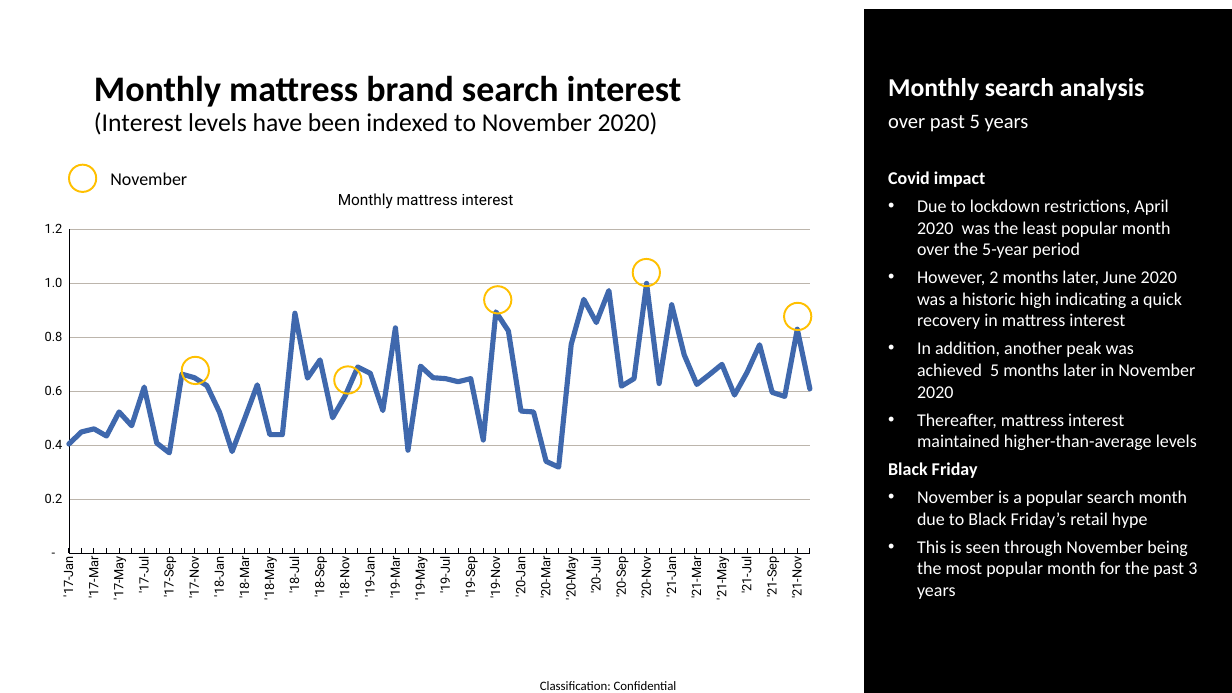
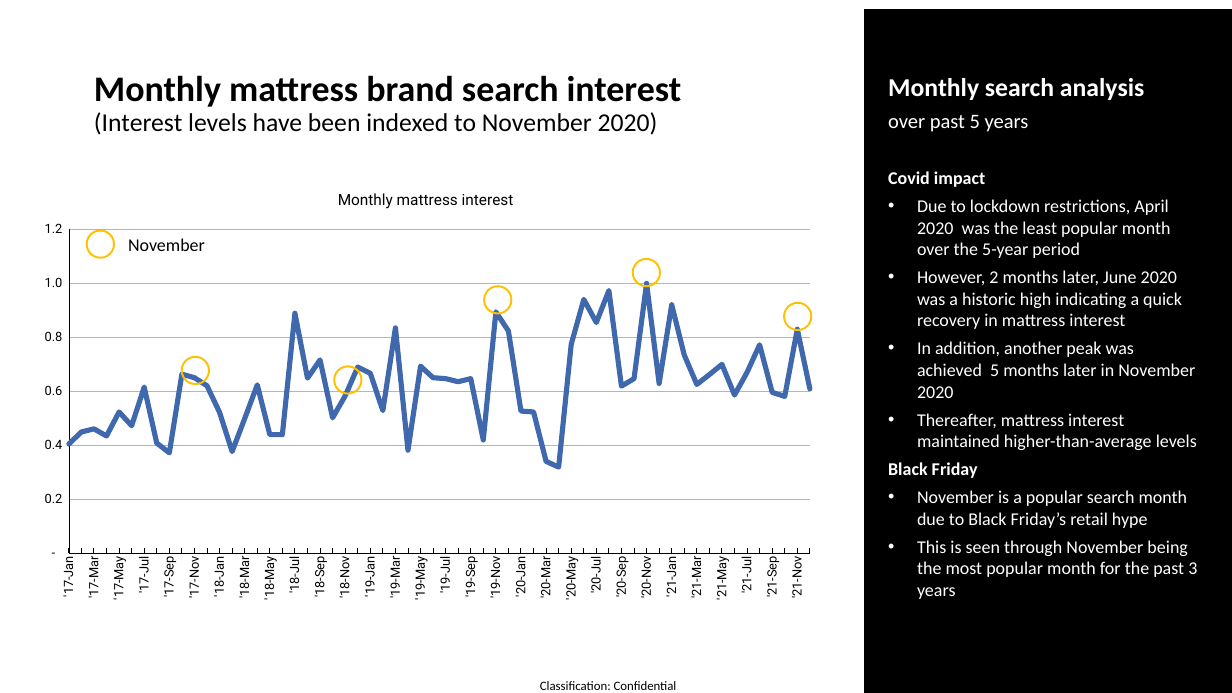
Before and after one commit to twdobson/mattress-trends, a slide deck: slide 26 of bravo_preso.pptx (slide 25 before the commit). Drawn at 1232x693 pixels with LibreOffice and Linux fonts; fonts in the diff are those of the drawing. Boxes give left, top, right and bottom in pixels: in the first picture for what was removed or moved away, otherwise in the second. Text is boxed around its words. In the diff, an @@ line names an element or a change of style, - is before the commit and + after.

```diff
--- a/bravo_preso.pptx
+++ b/bravo_preso.pptx
@@ text "November": place and size @@
-text "November" at [110, 172, 187, 185]
+text "November" at [128, 238, 205, 251]
@@ ellipse: place and size @@
-ellipse at [69, 165, 97, 192]
+ellipse at [87, 230, 115, 258]
```
Also in this commit, not shown: 9 other slides changed, 13 slides added, 2 slides removed, 4 other files.
